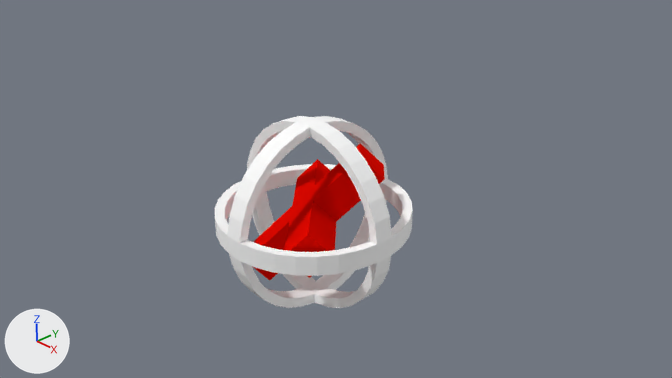
One commit to the Blender file Assets/Models/health.blend: the scene before it, then after it.
The view is the same before and after, from the file's camera 'Camera'. The lights are fixed; the arrows at lower left show +X, +Y and +Z.

Before the edit, the objects in view are built like this:
```python
me_circle = bpy.data.meshes.new('Circle')
me_circle.from_pydata(...)  # 336 vertices, 372 faces; spans x -1.49..1.49, y -1.49..1.49, z -1.49..1.49
me_circle.materials.append(mat_material_001)  # white #ffffff
me_cube = bpy.data.meshes.new('Cube')
me_cube.from_pydata(...)  # 24 vertices, 22 faces; spans x -0.25..0.25, y -1.25..1.25, z -1.25..1.25
me_cube.materials.append(mat_material)  # red #e70900
ob_circle = bpy.data.objects.new('Circle', me_circle)
ob_circle.location = (0.0, 0.0, 0.0)
ob_cube = bpy.data.objects.new('Cube', me_cube)
ob_cube.location = (0.0, 0.0, 0.0)
ob_cube.rotation_euler = (0.0, 0.785, 0.785)  # degrees (0, 45, 45)
```
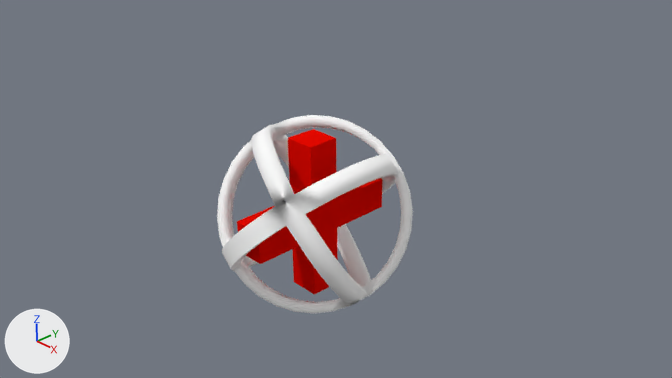
Pixel boxes [x1, y1, x2, y2] of what changed, in the pictures (672 x 378 px):
'Circle', turned: before [215, 116, 413, 308]; after [217, 115, 413, 313]
'Cube', turned: before [252, 143, 385, 280]; after [237, 129, 382, 295]

What changed in the scene script:
```text
Change me_circle:
    where me_circle.from_pydata(...)  # 336 vertices, 372 faces; spans x -1.49..1.49, y -1.49..1.49, z -1.49..1.49
    used by ob_circle; location = (0.0, 0.0, 0.0)
    me_circle part 1: edges marked sharp go from 0 to 14
Change ob_circle:
    ob_circle.rotation_euler: (0.0, 0.0, 0.0) -> (0.615, -0.524, -0.955)  # degrees (0, 0, 0) -> degrees (35, -30, -55)
Change ob_cube:
    ob_cube.rotation_euler: (0.0, 0.785, 0.785) -> (0.0, 0.0, 3.142)  # degrees (0, 45, 45) -> degrees (0, 0, 180)
```
